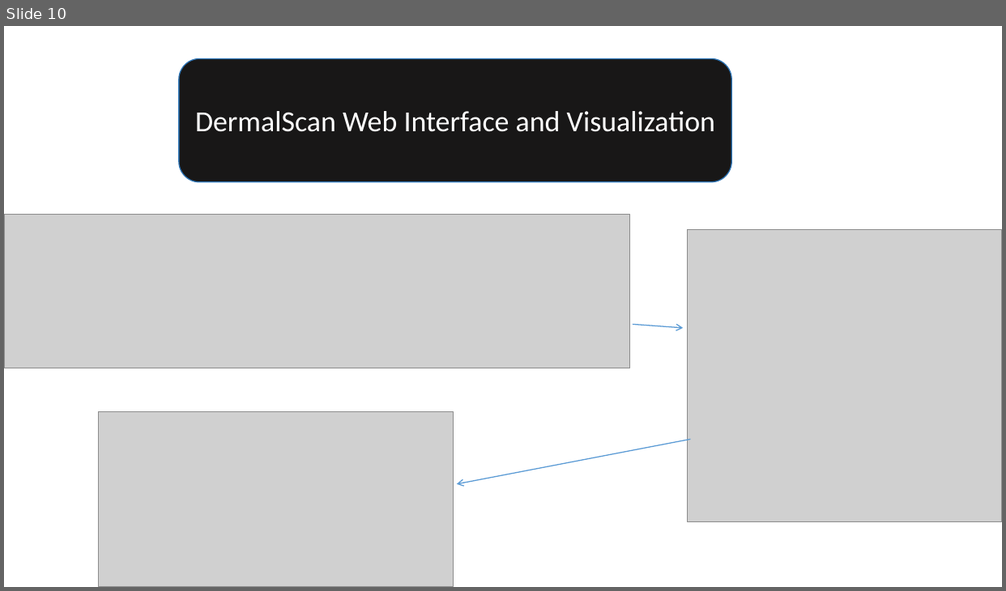
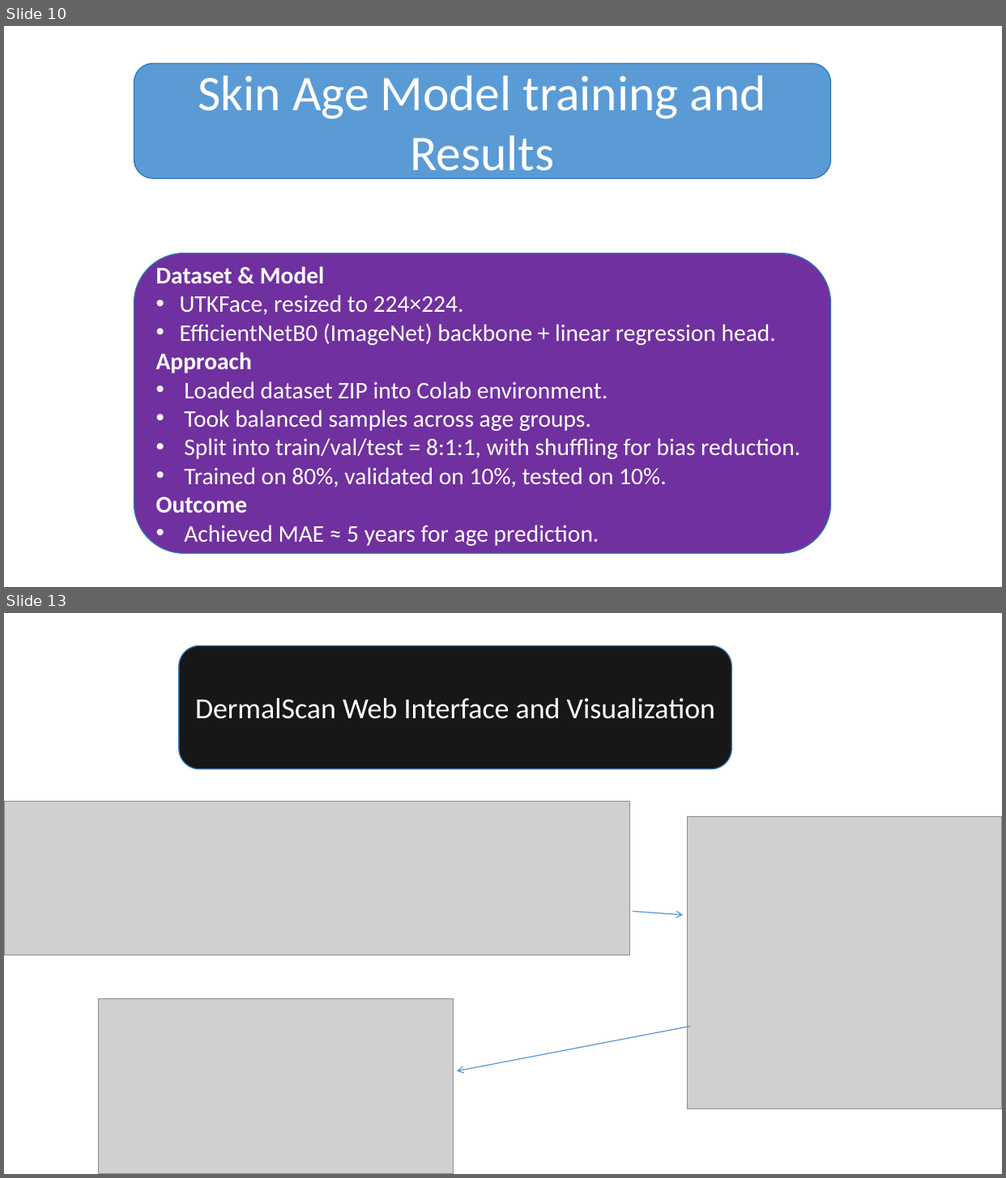
Before and after one commit to SpringBoardMentor0781j/Dermal_Scan_Project_2025, a slide deck: docs/Presentation1.pptx. Shown one above the other, each under a label of ours: slide 10 before the commit, slides 10 and 13 after it; the slides between them are not shown. The pictures are 1006x591 and 1006x1178 pixels, drawn with LibreOffice and Linux fonts; fonts in the diff are those of the drawing; grey boxes stand for pictures; background and template pictures are left out. Boxes give left, top, right and bottom in pixels: in the first picture for what was removed or moved away, otherwise in the second. Text is boxed around its words. In the diff, an @@ line names an element or a change of style, - is before the commit and + after.

```diff
--- a/docs/Presentation1.pptx
+++ b/docs/Presentation1.pptx
@@ slide 10 added at [4,26,1002,587], background picture (left out) @@
@@ rounded rectangle added at [134,63,831,179], fill #5B9BD5, outline #2E75B6 1 pt, 48 pt, text #FFFFFF @@
+Skin Age Model training and Results
@@ rounded rectangle added at [134,254,831,554], fill #7030A0, outline #2E75B6 1 pt, 23 pt, text #FFFFFF @@
+Dataset & Model
+• UTKFace, resized to 224×224.
+• EfficientNetB0 (ImageNet) backbone + linear regression head.
+Approach
+• Loaded dataset ZIP into Colab environment.
+• Took balanced samples across age groups.
+• Split into train/val/test = 8:1:1, with shuffling for bias reduction.
+• Trained on 80%, validated on 10%, tested on 10%.
+Outcome
+• Achieved MAE ≈ 5 years for age prediction.
@@ what was slide 10 is now slide 13 @@
```
Also in this commit, not shown: 10 slides changed, 3 other slides added, 4 other files.
